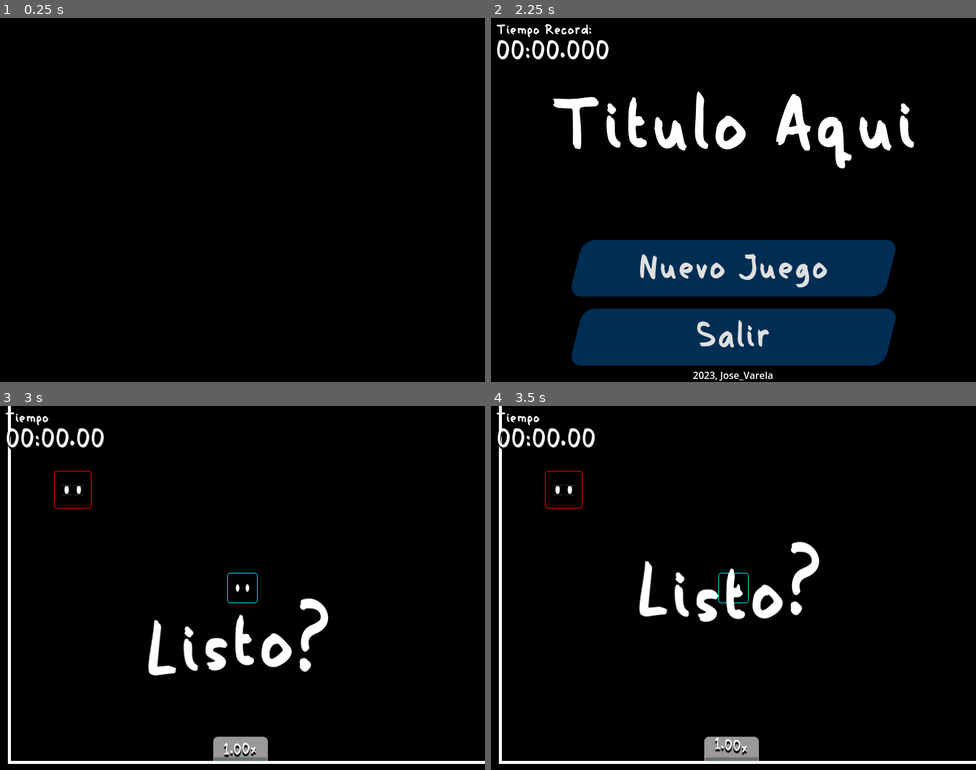
Above: before the commit, frames 1-4 (two rows, left to right).
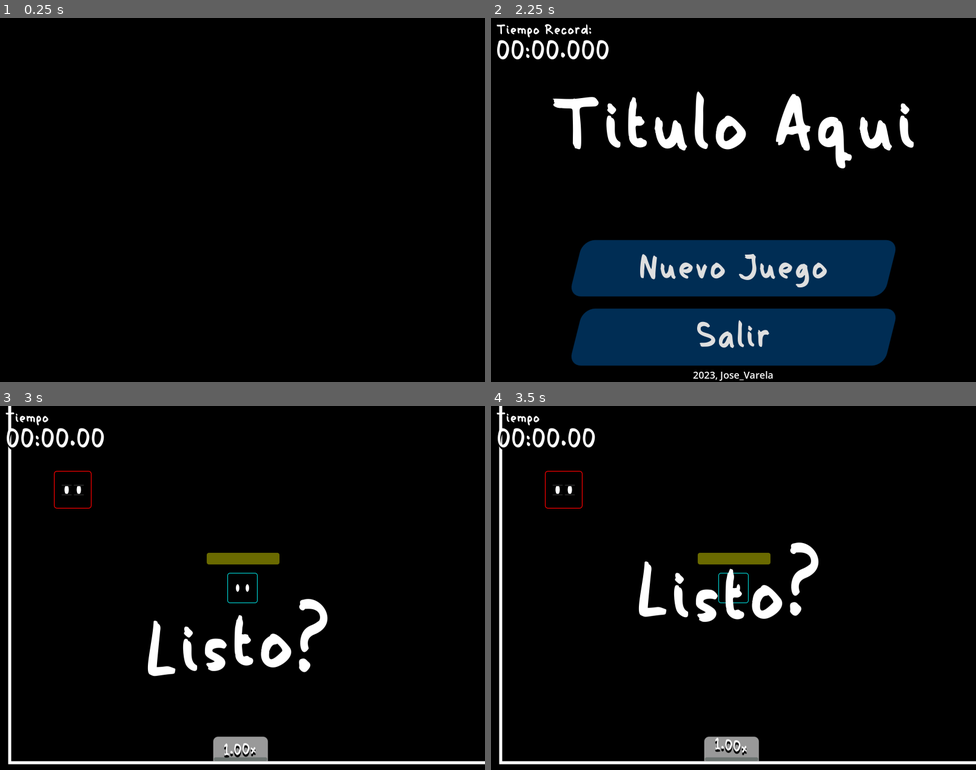
Above: after the commit, the same moments.

Repository: JoseVarelaP/CatchYou
Game: Godot game, scene res://scenes/LogoIntro.tscn
Same seed, same stepped clock (60 frames per second), same inputs: the game is played once before the commit and once after it. Sound files missing from this copy of the repository are replaced by a short silence.
Inputs:
- Up to frame 1 (0.25 s): no input
- Up to frame 2 (2.25 s): hold Right (move_right) 0.53-1.28 s; hold Space (char_boost) 0.53-1.28 s; tap Enter at 1.25 s; hold Down (move_down) 1.28-2.03 s; tap Space (char_boost) at 1.35, 2 s; hold Right (move_right) from 2.03 s (still down); hold Space (char_boost) from 2.03 s (still down)
- Up to frame 3 (3 s): release Right (move_right) at 2.75 s; release Space (char_boost) at 2.75 s; click "Nuevo Juego" at 2.75 s
- Up to frame 4 (3.5 s): no input

Frame 1 is identical in both runs. In frame 2, 0.9% of the frame differs, in the area x 3-88%, y 1-100%; in frame 3, 1.9%, in the area x 1-100%, y 0-99%; in frame 4, 1.9%.
Error in both runs: Cannot call method 'change_scene_to_file' on a null value. (res://scripts/Menu.gd:10)

Commit message:
Info y partículas para cohete, pantalla más grande

Diff:
--- a/project.godot
+++ b/project.godot
@@ -23,9 +23,10 @@
 
 [display]
 
-window/size/viewport_width=800
-window/size/viewport_height=600
+window/size/viewport_width=1600
+window/size/viewport_height=1200
 window/size/resizable=false
+window/stretch/scale=2.0
 
 [input]
 
--- /dev/null
+++ b/scenes/BoostParticle.tres
@@ -0,0 +1,18 @@
+[gd_resource type="ParticleProcessMaterial" load_steps=3 format=3 uid="uid://fc2odsr83xrp"]
+
+[sub_resource type="Gradient" id="Gradient_8h58u"]
+offsets = PackedFloat32Array(0, 0.623552, 1)
+colors = PackedColorArray(1, 0.454902, 0, 1, 1, 0.682353, 0, 1, 1, 0.682353, 0, 0)
+
+[sub_resource type="GradientTexture1D" id="GradientTexture1D_a6v5s"]
+gradient = SubResource("Gradient_8h58u")
+
+[resource]
+emission_shape = 3
+emission_box_extents = Vector3(20, 20, 20)
+particle_flag_disable_z = true
+gravity = Vector3(2.08165e-12, 2.08165e-12, 2.08165e-12)
+orbit_velocity_min = 0.0
+orbit_velocity_max = 0.0
+scale_max = 7.0
+color_ramp = SubResource("GradientTexture1D_a6v5s")
--- a/scenes/Juego.tscn
+++ b/scenes/Juego.tscn
@@ -11,6 +11,7 @@
 [ext_resource type="StyleBox" uid="uid://tqtcfqm07ue8" path="res://EST-Boton.tres" id="7_ad7sf"]
 [ext_resource type="AudioStream" uid="uid://c5pe7ulc518jk" path="res://sounds/level-up.mp3" id="7_igkff"]
 [ext_resource type="StyleBox" uid="uid://pdto5gafe0tl" path="res://EST-BotonHover.tres" id="8_ktrru"]
+[ext_resource type="Material" uid="uid://fc2odsr83xrp" path="res://scenes/BoostParticle.tres" id="8_muwee"]
 [ext_resource type="Texture2D" uid="uid://eyncryuv70" path="res://img/Ent-base.svg" id="8_sl6sl"]
 [ext_resource type="AudioStream" uid="uid://bo31nw0f4vh3r" path="res://sounds/game-music-loop.ogg" id="8_vtdgg"]
 [ext_resource type="StyleBox" uid="uid://cgy7vdqjw3tj" path="res://EST-BotonPresionado.tres" id="9_7of06"]
@@ -379,6 +380,11 @@
 lifetime = 5.0
 trail_enabled = true
 
+[node name="BoostParticle" type="GPUParticles2D" parent="Jugador"]
+emitting = false
+amount = 140
+process_material = ExtResource("8_muwee")
+
 [node name="CollisionShape2D" type="CollisionShape2D" parent="Jugador"]
 shape = SubResource("CircleShape2D_0fdd4")
 metadata/_edit_lock_ = true
@@ -403,6 +409,25 @@
 [node name="boost-init" type="AudioStreamPlayer" parent="Jugador"]
 stream = ExtResource("12_0qrlu")
 pitch_scale = 0.75
+
+[node name="boostAmmount" type="ProgressBar" parent="Jugador"]
+modulate = Color(1, 1, 0, 1)
+anchors_preset = 8
+anchor_left = 0.5
+anchor_top = 0.5
+anchor_right = 0.5
+anchor_bottom = 0.5
+offset_left = -99.0
+offset_top = -64.0
+offset_right = 101.0
+offset_bottom = -32.0
+grow_horizontal = 2
+grow_vertical = 2
+scale = Vector2(0.6, 0.6)
+pivot_offset = Vector2(100, 16)
+max_value = 3.0
+value = 3.0
+show_percentage = false
 
 [node name="Enem1" type="CharacterBody2D" parent="."]
 position = Vector2(104, 158)
--- a/scripts/Jugador.gd
+++ b/scripts/Jugador.gd
@@ -4,13 +4,17 @@
 const accel: float = 1500
 const friction: int = 600
 @export var boostDecay: float = 5.0
+@export var boostAmmount: float = 3.0
+var cooldownForBoost: float = 0.5
 var speedDelta: Vector2 = Vector2(0.0,0.0)
 
 signal boostStatusChanged( status )
 
 @onready var hitSound: AudioStreamPlayer = $hitPlayer
 @onready var particles: GPUParticles2D = $Particles
+@onready var boostParticle: GPUParticles2D = $BoostParticle
 @onready var bgPartc: GPUParticles2D = $BackgroundParticle
+@onready var boostAmm: ProgressBar = $boostAmmount
 @onready var charFace: Sprite2D = $CollisionShape2D/face
 
 var boostEnabled: bool = false
@@ -32,6 +36,7 @@
 	$"boost-loop".stop()
 	$"boost-init".stop()
 	charFace.set_texture(hurtFaceTex)
+	boostAmm.set_visible(false)
 
 func setRave(state: bool) -> void:
 	particles.set_emitting(state)
@@ -53,6 +58,38 @@
 	var vecVel = Input.get_vector("move_left", "move_right", "move_up", "move_down") as Vector2
 	return vecVel.normalized()
 
+func stopBoost() -> void:
+	boostStatusChanged.emit(false)
+	boostParticle.set_emitting(false)
+	$"boost-loop".stop()
+	boostAmm.modulate.a = 0.3
+	cooldownForBoost = 0.5
+
+func calculateBoost(delta: float, btnEnable: bool) -> void:
+	if (not boostEnabled):
+		if( cooldownForBoost > 0 ):
+			cooldownForBoost -= delta
+			return
+
+		boostAmmount += delta
+		boostAmmount = clampf(boostAmmount, 0, 3)
+		boostAmm.set_value( boostAmmount )
+		return
+
+	if( boostAmmount <= 0 ):
+		stopBoost()
+		return
+
+	if( boostEnabled ):
+		print(boostAmmount)
+		SPEED = 600
+		curBoostSpeed = 4.0
+		boostParticle.get_process_material().set_gravity(
+			Vector3( -velocity.x , -velocity.y ,0)
+		)
+		boostAmmount -= delta
+		boostAmm.set_value( boostAmmount )
+
 func _physics_process(delta: float):
 	if( not allowedToMove ):
 		return
@@ -65,21 +102,19 @@
 
 	var curBoostBtn = Input.is_action_pressed("char_boost")
 
+	# Inicia el motor al presionar el botón.
 	if( curBoostBtn != boostEnabled ):
 		boostEnabled = curBoostBtn
-		if( curBoostBtn ):
+		if(boostEnabled and curBoostBtn and boostAmmount > 0):
 			boostStatusChanged.emit(true)
+			boostParticle.set_emitting(true)
 			$"boost-init".play()
 			$"boost-loop".play()
+			boostAmm.modulate.a = 1
 		else:
-			boostStatusChanged.emit(false)
-			$"boost-loop".stop()
+			stopBoost()
 
-	if( Input.is_action_pressed("char_boost") ):
-		SPEED = 600
-		curBoostSpeed = 4.0
-
-	print(boostEnabled)
+	calculateBoost(delta, curBoostBtn)
 
 	if input == Vector2.ZERO:
 		if velocity.length() > (friction * delta):
Not shown: 1 places in scenes/Juego.tscn that only renumber resources
